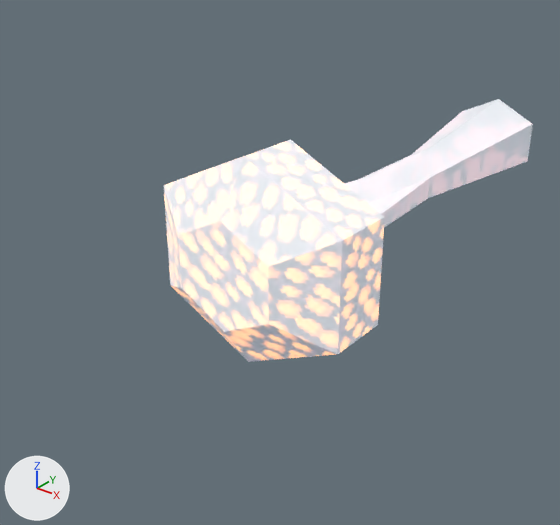
What one commit did to the glTF model games/witch/assets/witch-blocks.glb.
The view is the same before and after, from a 50 mm lens placed at (4.58, -9.68, 3.51), pointed at (0.04, -4.02, 0.0). The lights are fixed; the arrows at lower left show +X, +Y and +Z. Vertices at the same position are counted once.
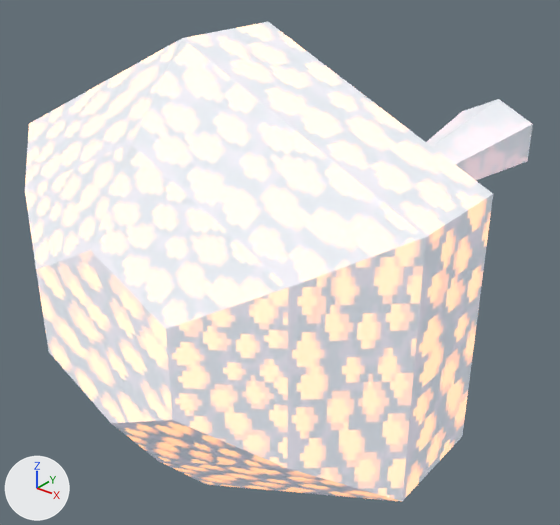
Where the change shows, as pixel boxes (x1, y1, x2, y2) in the pictures (560 x 525 px):
'Cube', reshaped (37% wider, 82% taller): before (163, 99, 533, 362); after (25, 22, 533, 501)
part 1 of me_cube, built on: before (163, 157, 342, 361); after (25, 38, 493, 501)
part 2 of me_cube, surface changed: before (164, 140, 385, 362); after (183, 22, 492, 193)

The edits, one by one:
me_cube is used by ob_cube; location (0.0, 0.0, 0.0).
me_cube had 46 vertices, 88 faces and spanned x -0.5..1.5, y -5.38..0.0, z -0.5..1.5.
me_cube now has 58 vertices, 112 faces and spans x -1.54..2.54, y -6.69..0.0, z -1.54..2.54.
Part 1, on me_cube:
13 faces are deleted.
18 vertices move from x -0.5..1.5, y -5.38..-4.44, z -0.5..1.5 to x -1.54..2.54, y -6.69..-4.44, z -1.54..2.54.
12 vertices are added at x -1.54..2.54, y -6.69..-5.7, z -1.54..1.9.
37 new faces join them.
me_cube part 2: 15 kept faces spanning x -1.54..2.54, y -5.7..-4.44, z -1.54..2.54 get new texture (UV) coordinates.
